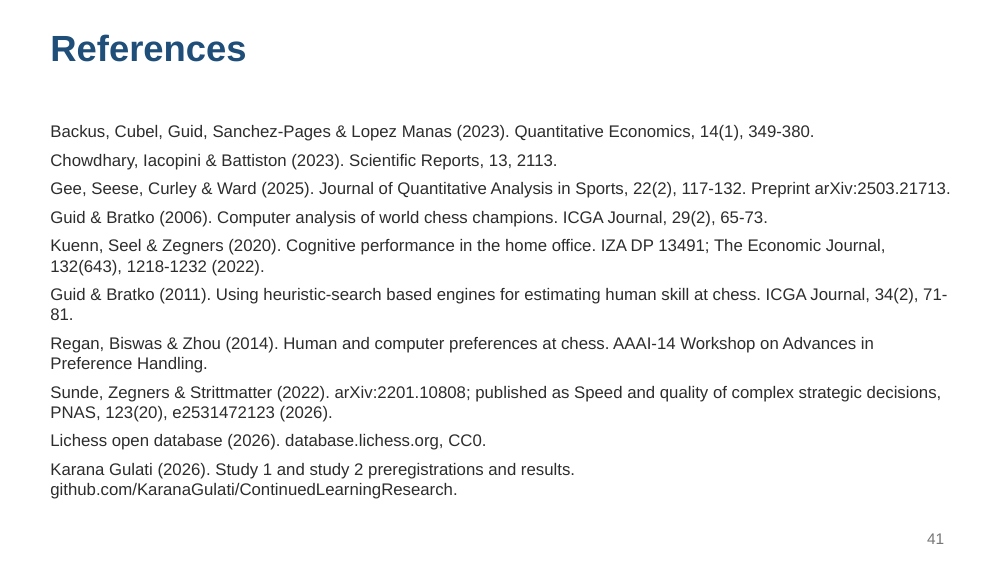
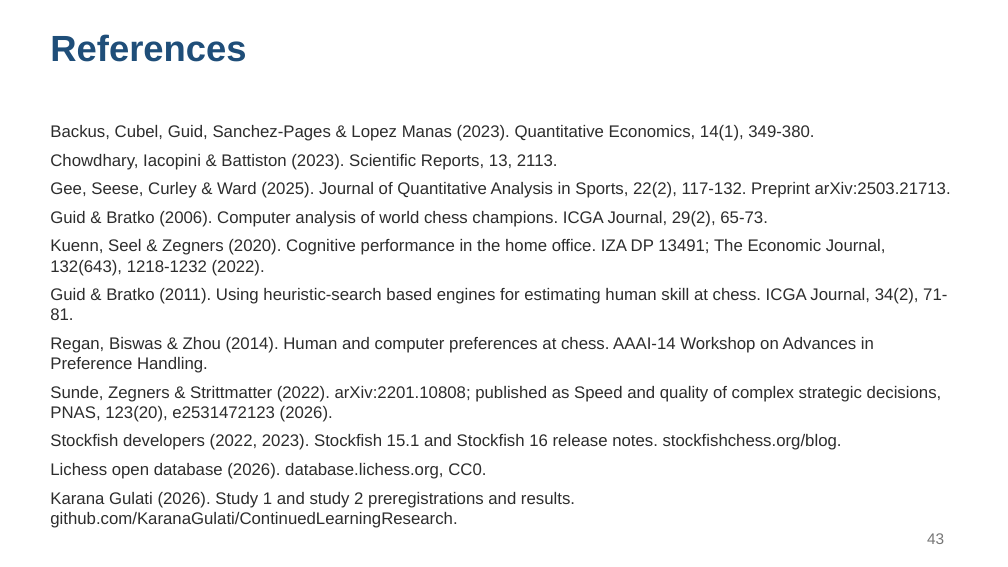
Before and after one commit to KaranaGulati/ContinuedLearningResearch, a slide deck: slide 43 of slides/study2-final.pptx (slide 41 before the commit). Drawn at 1008x567 pixels with LibreOffice and Linux fonts; fonts in the diff are those of the drawing. Boxes give left, top, right and bottom in pixels: in the first picture for what was removed or moved away, otherwise in the second. Text is boxed around its words. In the diff, an @@ line names an element or a change of style, - is before the commit and + after.

```diff
--- a/slides/study2-final.pptx
+++ b/slides/study2-final.pptx
@@ text at [50,434,842,450]: paragraph added @@
+Stockfish developers (2022, 2023). Stockfish 15.1 and Stockfish 16 release notes. stockfishchess.org/blog.
@@ page number at [927,533,944,544]: text changed @@
-41
+43
```
Also in this commit, not shown: 1 other slide changed, 2 slides added, 1 other file.
